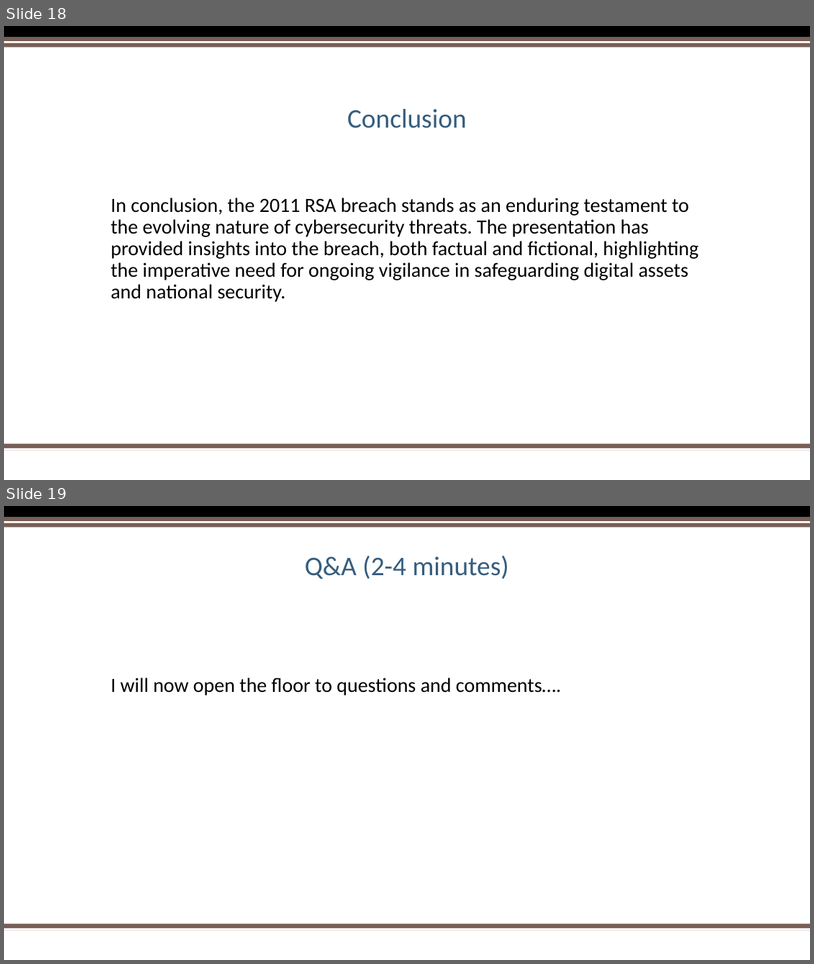
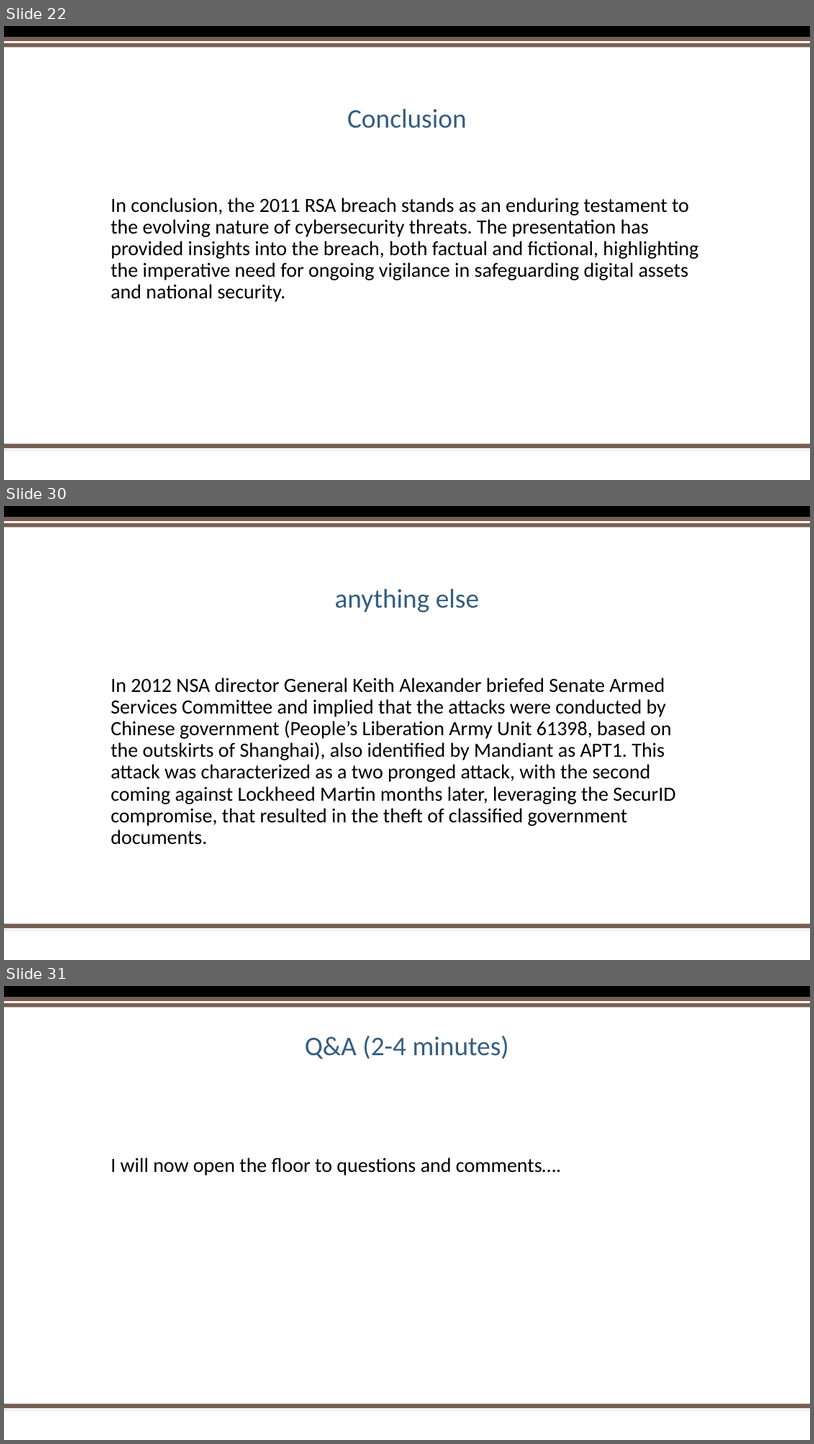
Before and after one commit to 0xTestbuild/IncidentResponseTeam8, a slide deck: lastname_Team8_FA_SlideDeck.pptx. Shown one above the other, each under a label of ours: slides 18 and 19 before the commit, slides 22, 30 and 31 after it; the slides between them are not shown. The pictures are 814x964 and 814x1444 pixels, drawn with LibreOffice and Linux fonts; fonts in the diff are those of the drawing; background and template pictures are left out. Boxes give left, top, right and bottom in pixels: in the first picture for what was removed or moved away, otherwise in the second. Text is boxed around its words. In the diff, an @@ line names an element or a change of style, - is before the commit and + after.

```diff
--- a/lastname_Team8_FA_SlideDeck.pptx
+++ b/lastname_Team8_FA_SlideDeck.pptx
@@ slide 30 added at <box>4,506,810,960</box>, background #FFFFFF; not listed: 5 template elements that a slide beside it also shows @@
@@ title added at <box>335,589,479,613</box>, 32 pt, text #355D7E @@
+anything else
@@ text added at <box>111,677,676,844</box>, 24 pt, text #000000 @@
+In 2012 NSA director General Keith Alexander briefed Senate Armed Services Committee and implied that the attacks were conducted by Chinese government (People’s Liberation Army Unit 61398, based on the outskirts of Shanghai), also identified by Mandiant as APT1. This attack was characterized as a two pronged attack, with the second coming against Lockheed Martin months later, leveraging the SecurID compromise, that resulted in the theft of classified government documents.
@@ what was slide 18 is now slide 22 @@
@@ what was slide 19 is now slide 31 @@
```
Also in this commit, not shown: 1 slide changed, 12 other slides added, 1 slide removed.
